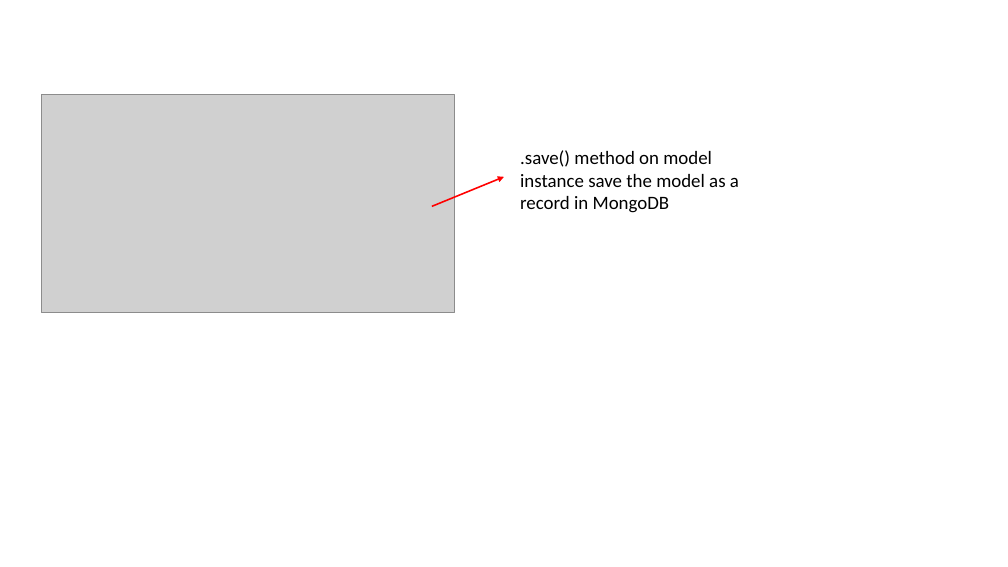
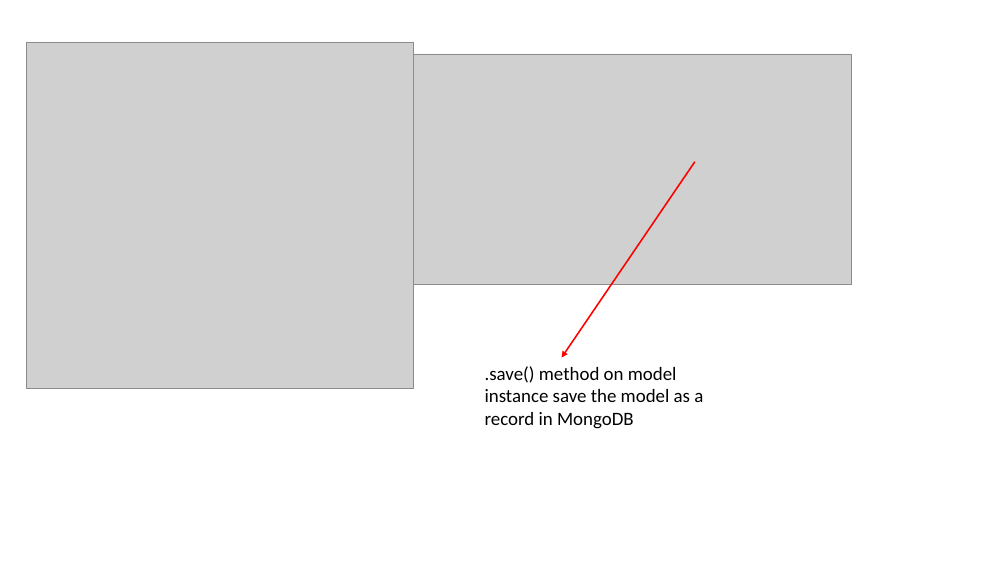
Before and after one commit to Mila-ashtari/petAdopt, a slide deck: slide 2 of Presentation.pptx. Drawn at 1008x567 pixels with LibreOffice and Linux fonts; fonts in the diff are those of the drawing; grey boxes stand for pictures. Boxes give left, top, right and bottom in pixels: in the first picture for what was removed or moved away, otherwise in the second. Text is boxed around its words. In the diff, an @@ line names an element or a change of style, - is before the commit and + after.

```diff
--- a/Presentation.pptx
+++ b/Presentation.pptx
@@ picture: place and size @@
-picture at [41, 95, 454, 313]
+picture at [26, 43, 414, 389]
@@ picture added at [414, 54, 851, 284] @@
@@ arrow removed from (432, 206) to (504, 177) @@
@@ arrow added from (695, 162) to (562, 358), #FF0000 1.5 pt @@
@@ text ".save() method on model instance ...": place and size @@
-text ".save() method on model instance ..." at [520, 150, 739, 213]
+text ".save() method on model instance ..." at [485, 366, 703, 429]
```
Also in this commit, not shown: 3 slides added, 1 slide removed, 3 other files.
